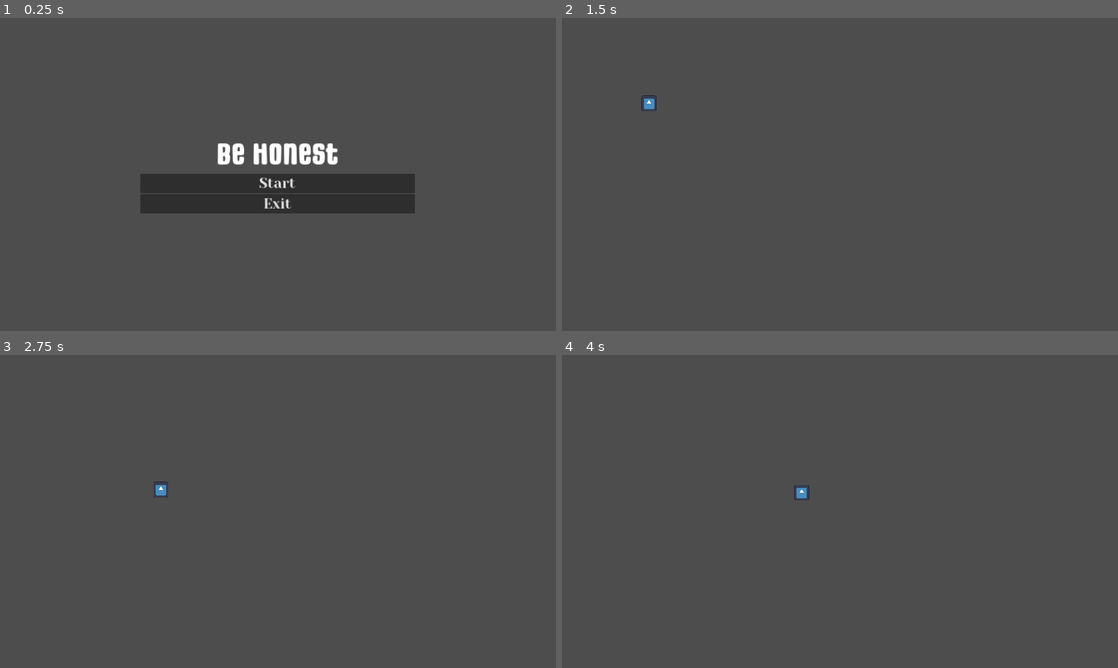
Above: before the commit, frames 1-4 (two rows, left to right).
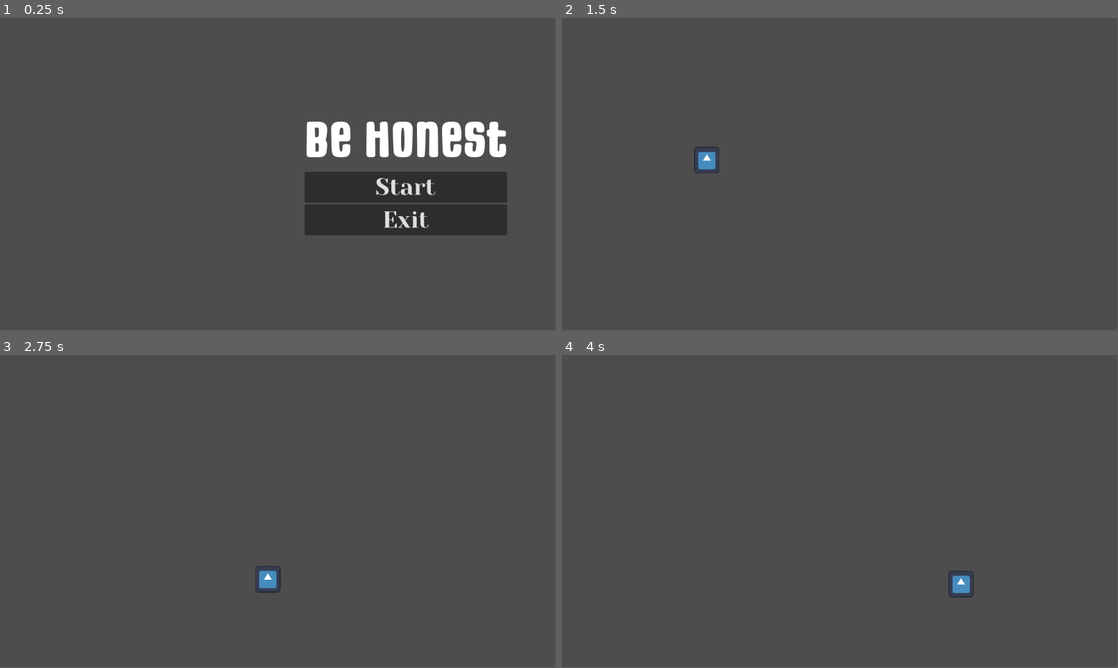
Above: after the commit, the same moments.

Repository: aboba704/Game
Game: Godot game, scene res://MainScene/ MainMenu.tscn
The game is run twice, just before and just after one commit, with the same random seed, the same clock (stepped at 60 frames per second) and the same inputs. The engine's default icon, where the game draws it, is replaced by a stand-in: a white triangle on a blue panel in a dark square.
Inputs:
- Up to frame 1 (0.25 s): no input
- Up to frame 2 (1.5 s): click "Start" at 0.5 s; tap Enter at 1.25 s; hold D (Right) from 1.28 s (still down)
- Up to frame 3 (2.75 s): release D (Right) at 2.03 s; hold S (Down) from 2.03 s (still down)
- Up to frame 4 (4 s): release S (Down) at 2.78 s; hold D (Right) 2.78-3.53 s; hold W (Up) from 3.53 s (still down)
In our replay, the window is 800x450 before the commit and 799x449 after it. These sizes can differ from the game's own. Grey fills any space a smaller window leaves; there, only what the larger window draws over its background counts as a difference.

The runs differ from the first frame. In frame 1, 12% of the frame differs, in the area x 25-92%, y 33-70%; in frame 2, 0.3%; in frame 3, 0.3%; in frame 4, 0.3%.

Commit message:
gamejdjksdjkdsk
sddsdsds

Diff:
--- a/MainScene/ MainMenu.tscn
+++ b/MainScene/ MainMenu.tscn
@@ -8,16 +8,15 @@
 script = ExtResource("1_uo5a1")
 
 [node name="MarginContainer" type="MarginContainer" parent="."]
-anchors_preset = 8
-anchor_left = 0.5
+anchors_preset = 6
+anchor_left = 1.0
 anchor_top = 0.5
-anchor_right = 0.5
+anchor_right = 1.0
 anchor_bottom = 0.5
-offset_left = -576.0
-offset_top = -324.0
-offset_right = 573.0
-offset_bottom = 325.0
-grow_horizontal = 2
+offset_left = -620.0
+offset_top = -322.0
+offset_bottom = 314.0
+grow_horizontal = 0
 grow_vertical = 2
 size_flags_horizontal = 4
 theme_override_constants/margin_left = 100
--- a/project.godot
+++ b/project.godot
@@ -14,12 +14,6 @@
 run/main_scene="res://MainScene/ MainMenu.tscn"
 config/features=PackedStringArray("4.3", "Forward Plus")
 config/icon="res://icon.svg"
-
-[display]
-
-window/size/viewport_width=1920
-window/size/viewport_height=1080
-window/stretch/mode="canvas_items"
 
 [input]
 
